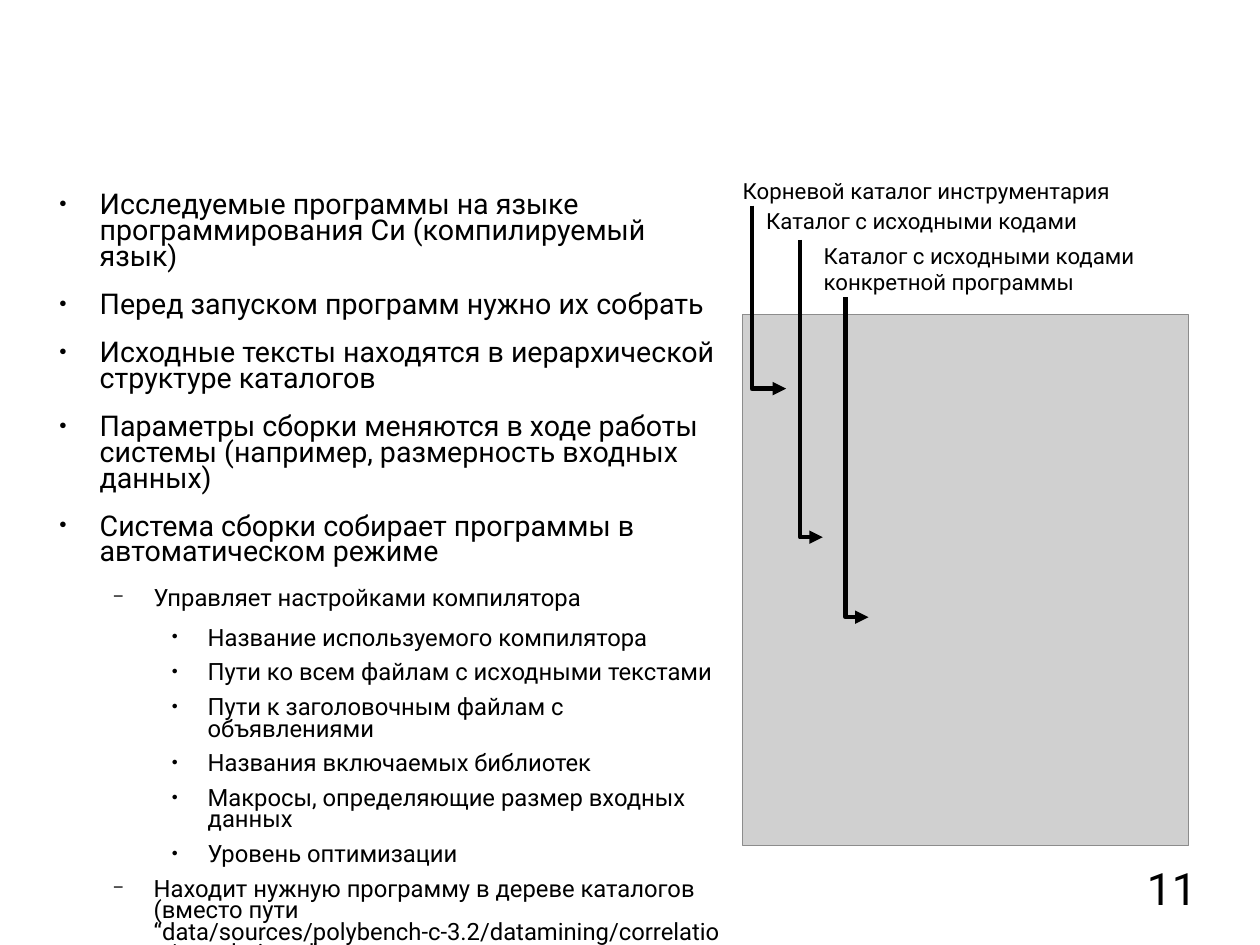
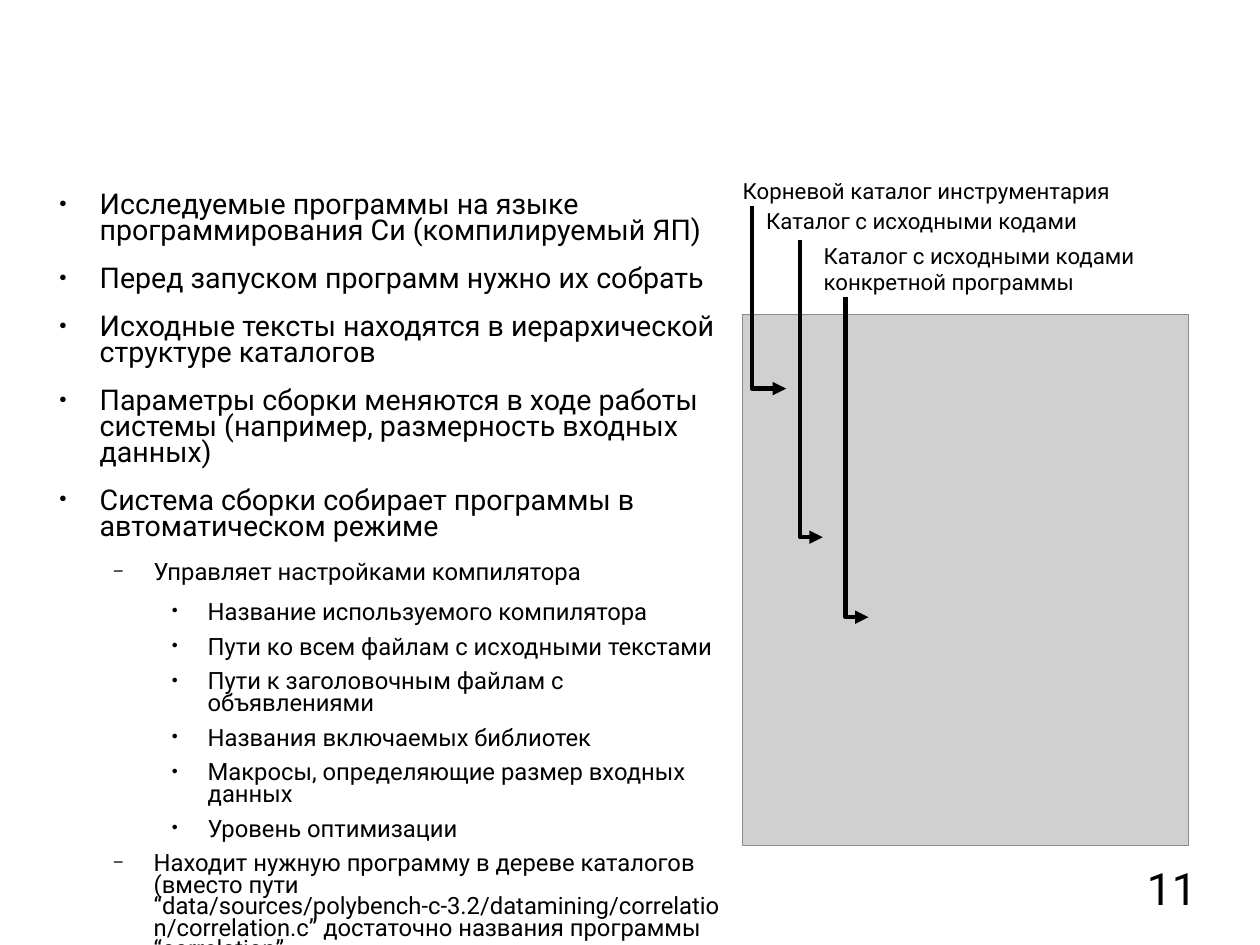
Before and after one commit to mkpankov/adaptor, a slide deck: slide 11 of diploma/defense/brochure.odp. Drawn at 1260x945 pixels with LibreOffice and Linux fonts; fonts in the diff are those of the drawing; grey boxes stand for pictures; background and template pictures are left out. Boxes give left, top, right and bottom in pixels: in the first picture for what was removed or moved away, otherwise in the second. Text is boxed around its words. In the diff, an @@ line names an element or a change of style, - is before the commit and + after.

```diff
--- a/diploma/defense/brochure.odp
+++ b/diploma/defense/brochure.odp
@@ text at <box>100,193,700,247</box>: text changed @@
-● Исследуемые программы на языке программирования Си (компилируемый язык)
+● Исследуемые программы на языке программирования Си (компилируемый ЯП)
```
Also in this commit, not shown: 9 other slides changed.
